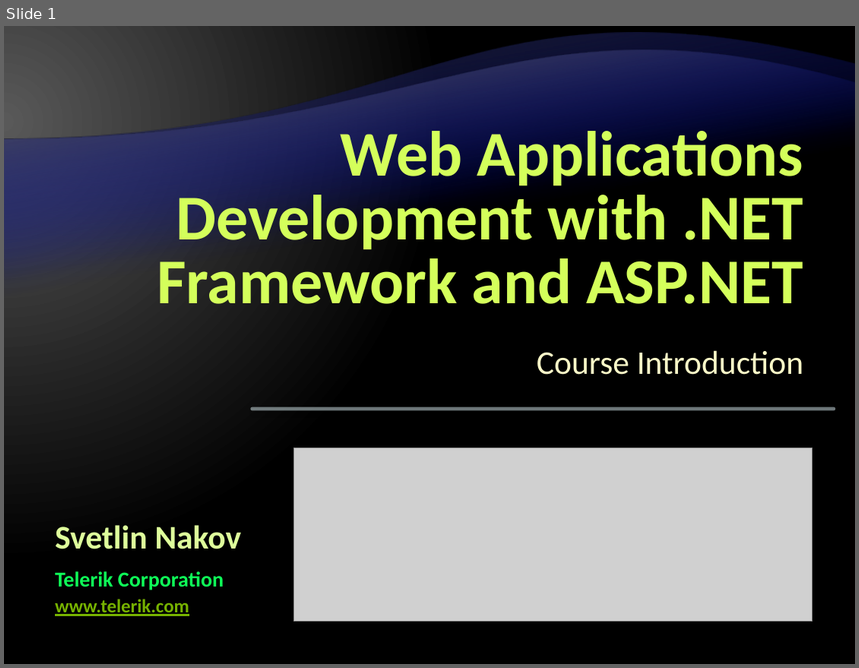
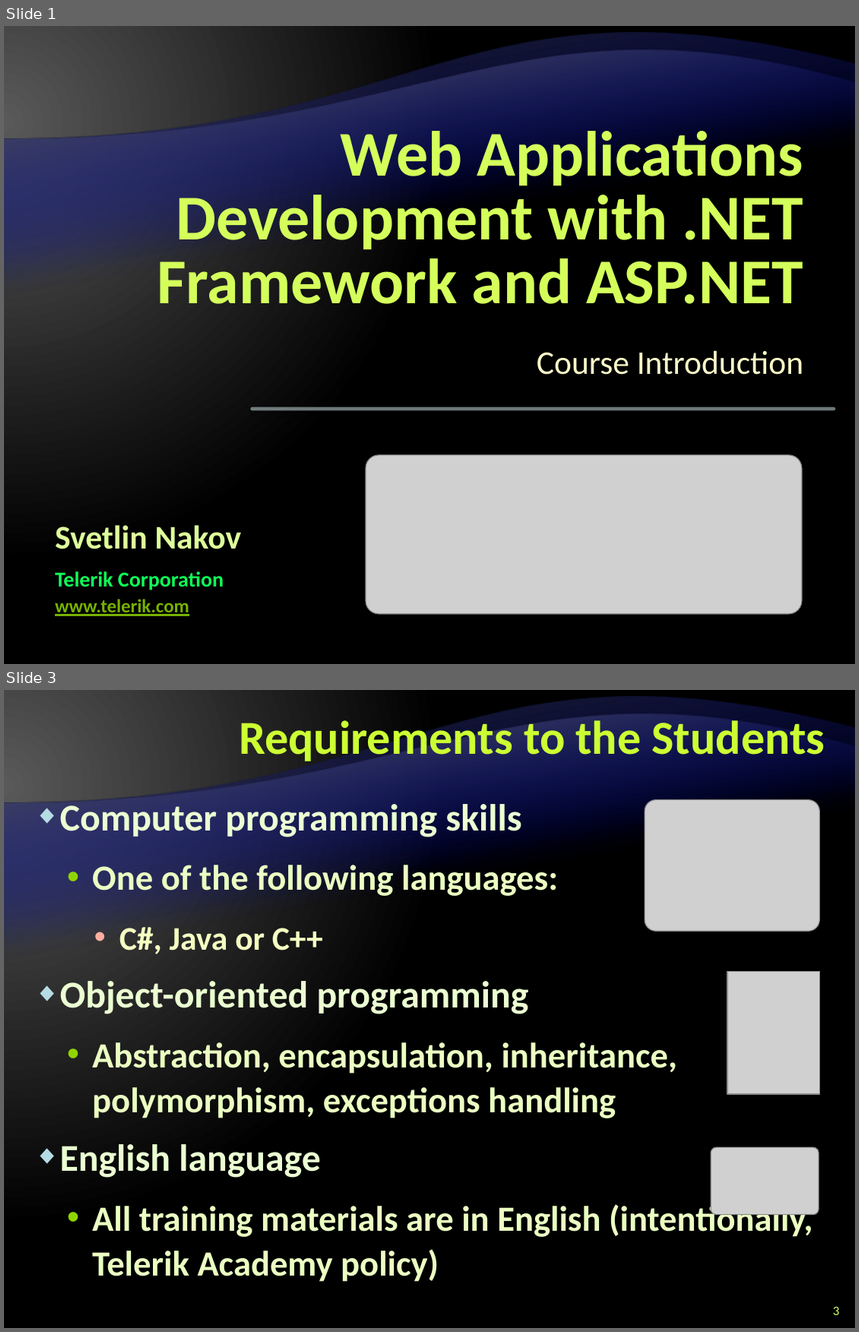
Before and after one commit to Graveheart/aspnetcourse, a slide deck: lectures/0. Course Introduction.pptx. Shown one above the other, each under a label of ours: slide 1 before the commit, slides 1 and 3 after it; the slides between them are not shown. The pictures are 859x668 and 859x1332 pixels, drawn with LibreOffice and Linux fonts; fonts in the diff are those of the drawing; grey boxes stand for pictures; background and template pictures are left out. Boxes give left, top, right and bottom in pixels: in the first picture for what was removed or moved away, otherwise in the second. Text is boxed around its words. In the diff, an @@ line names an element or a change of style, - is before the commit and + after.

```diff
--- a/lectures/0. Course Introduction.pptx
+++ b/lectures/0. Course Introduction.pptx
@@ slide 3 added at [4, 690, 855, 1328], background gradient #595959 to #000000; not listed: 2 template elements that a slide beside it also shows @@
@@ title added at [239, 714, 826, 765], 40 pt, text #CCFF33, bold @@
+Requirements to the Students
@@ picture added at [645, 799, 820, 931] @@
@@ text added at [60, 804, 813, 1282], 30 pt, text #EBFFC2, bold @@
+◆ Computer programming skills
+  • One of the following languages:
+    • C#, Java or C++
+◆ Object-oriented programming
+  • Abstraction, encapsulation, inheritance, polymorphism, exceptions handling
+◆ English language
+  • All training materials are in English (intentionally, Telerik Academy policy)
@@ picture added at [728, 972, 819, 1094] @@
@@ picture added at [712, 1148, 819, 1215] @@
@@ page number added at [833, 1307, 840, 1315], 11 pt, text #CCFF66 @@
+3
@@ slide 1 changed as well @@
@@ picture: place and size @@
-picture at [294, 449, 813, 622]
+picture at [366, 455, 801, 614]
```
Also in this commit, not shown: 22 other slides added, 1 slide removed.
